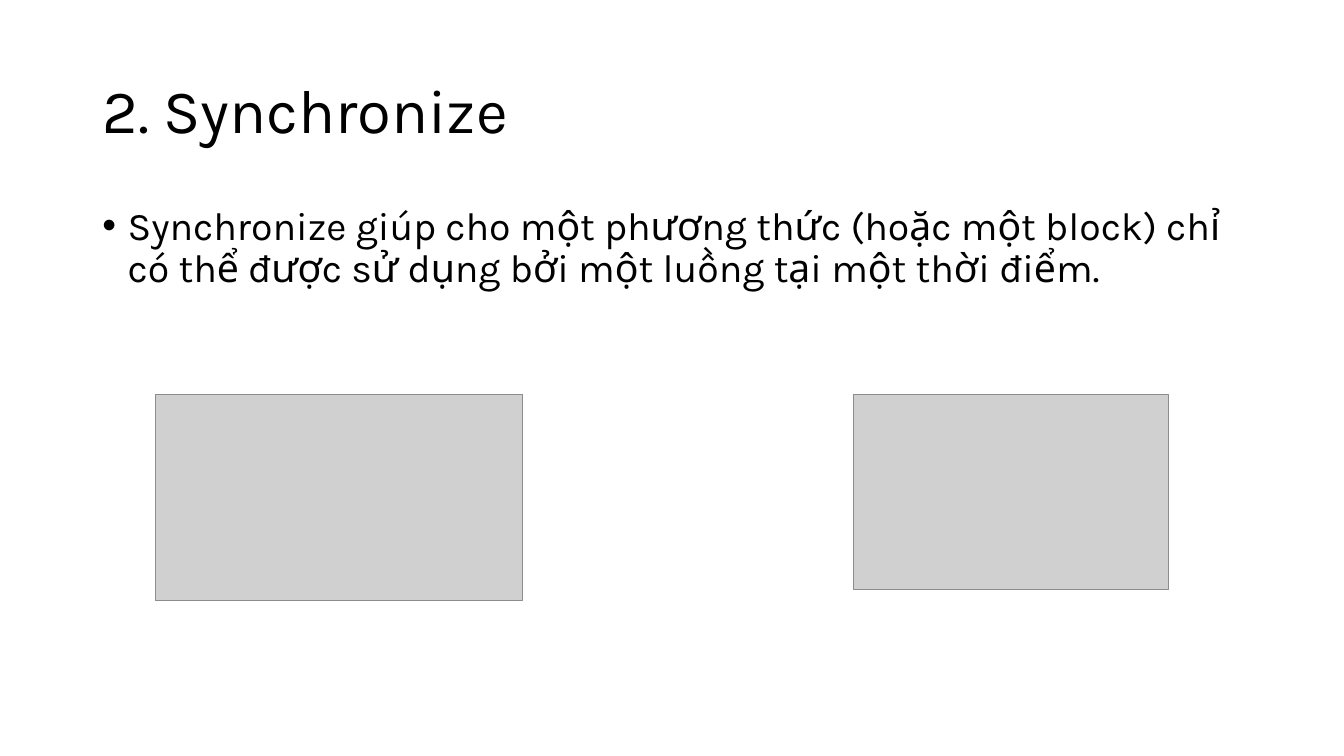
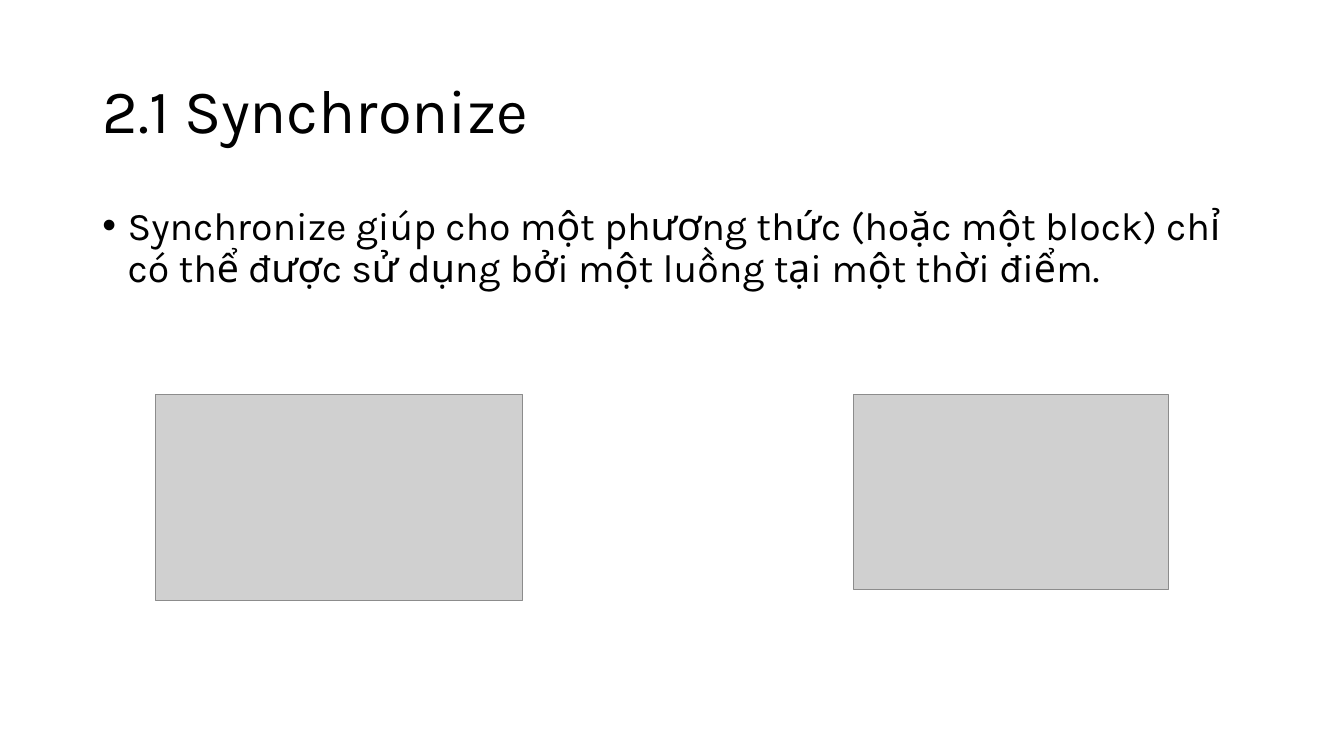
Before and after one commit to lamconan001/DE-Intern, a slide deck: slide 6 of Week3/Cơ chế khóa trong Java.pptx. Drawn at 1344x756 pixels with LibreOffice and Linux fonts; fonts in the diff are those of the drawing; grey boxes stand for pictures. Boxes give left, top, right and bottom in pixels: in the first picture for what was removed or moved away, otherwise in the second. Text is boxed around its words. In the diff, an @@ line names an element or a change of style, - is before the commit and + after.

```diff
--- a/Week3/Cơ chế khóa trong Java.pptx
+++ b/Week3/Cơ chế khóa trong Java.pptx
@@ title at [102, 90, 528, 148]: text changed @@
-2. Synchronize
+2.1 Synchronize
```
Also in this commit, not shown: 1 other slide changed, 2 slides added.
